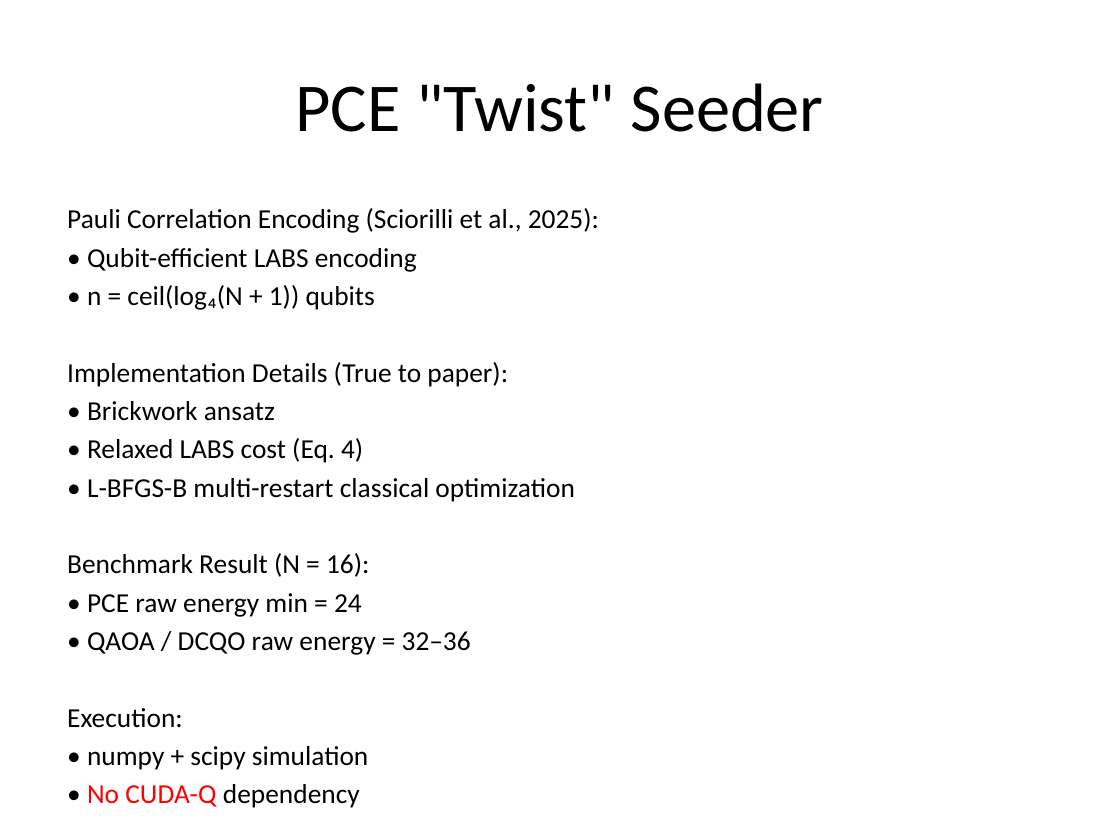
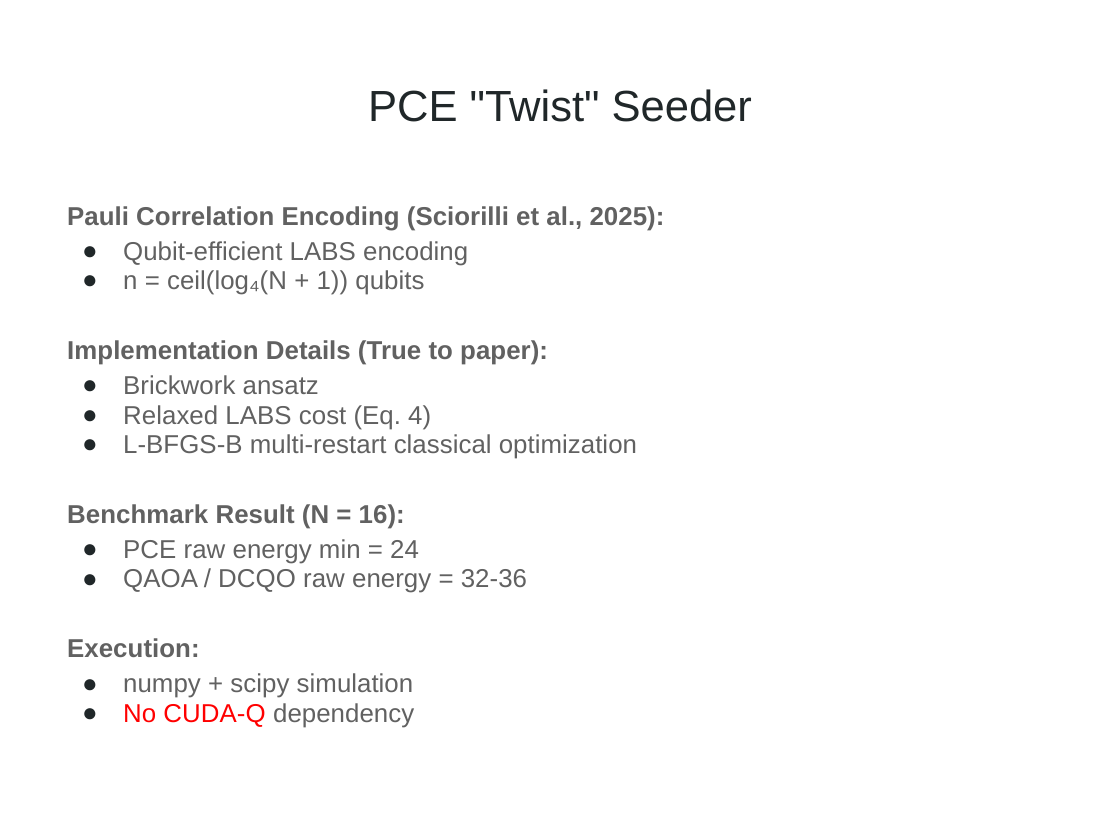
Before and after one commit to benanstrom/2026-NVIDIA, a slide deck: slide 5 of Presentation/FULL_PREZ.pptx. Drawn at 1120x840 pixels with LibreOffice and Linux fonts; fonts in the diff are those of the drawing. Boxes give left, top, right and bottom in pixels: in the first picture for what was removed or moved away, otherwise in the second. Text is boxed around its words. In the diff, an @@ line names an element or a change of style, - is before the commit and + after.

```diff
--- a/Presentation/FULL_PREZ.pptx
+++ b/Presentation/FULL_PREZ.pptx
@@ title "PCE "Twist" Seeder" at (368, 89, 752, 122): size 44 to 28 pt, font Calibri to Arial, text colour #000000 to #202729 @@
@@ text at (67, 206, 665, 657): size 17.6 to 16.6 pt, font Calibri to Arial, text colour #000000 to #616161, bold on in "Pauli Correlation Encoding (Sciorilli et al., 2025):", "Implementation Details (True to paper):", "Benchmark Result (N = 16):", "Execution:"; line spacing 1 to 0.95; less space between paragraphs @@
@@ text at (123, 241, 468, 295): text changed; size 17.6 to 16.6 pt; font Calibri to Arial; text colour #000000 to #616161 @@
-• Qubit-efficient LABS encoding
-• n = ceil(log₄(N + 1)) qubits
+● Qubit-efficient LABS encoding
+● n = ceil(log₄(N + 1)) qubits
@@ text at (123, 375, 637, 459): text changed; size 17.6 to 16.6 pt; font Calibri to Arial; text colour #000000 to #616161 @@
-• Brickwork ansatz
-• Relaxed LABS cost (Eq. 4)
-• L-BFGS-B multi-restart classical optimization
+● Brickwork ansatz
+● Relaxed LABS cost (Eq. 4)
+● L-BFGS-B multi-restart classical optimization
@@ text at (123, 539, 527, 593): text changed; size 17.6 to 16.6 pt; font Calibri to Arial; text colour #000000 to #616161 @@
-• PCE raw energy min = 24
-• QAOA / DCQO raw energy = 32–36
+● PCE raw energy min = 24
+● QAOA / DCQO raw energy = 32-36
@@ text at (123, 673, 414, 728): text changed; size 17.6 to 16.6 pt; font Calibri to Arial; text colour #000000 to #616161 @@
-• numpy + scipy simulation
-• No CUDA-Q dependency
+● numpy + scipy simulation
+● No CUDA-Q dependency
```
Also in this commit, not shown: 10 other slides changed, 5 slides added, 1 slide removed.
